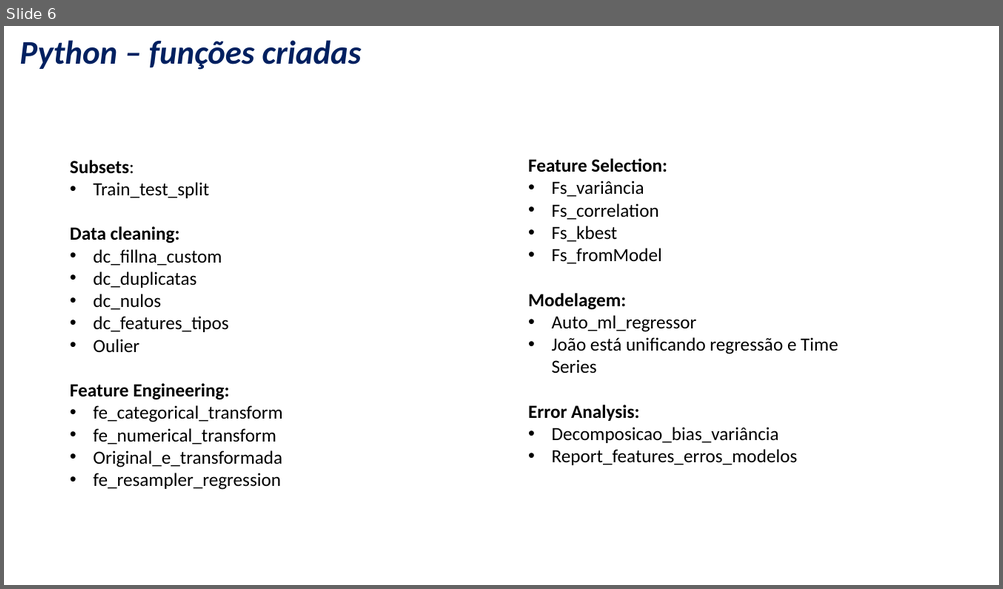
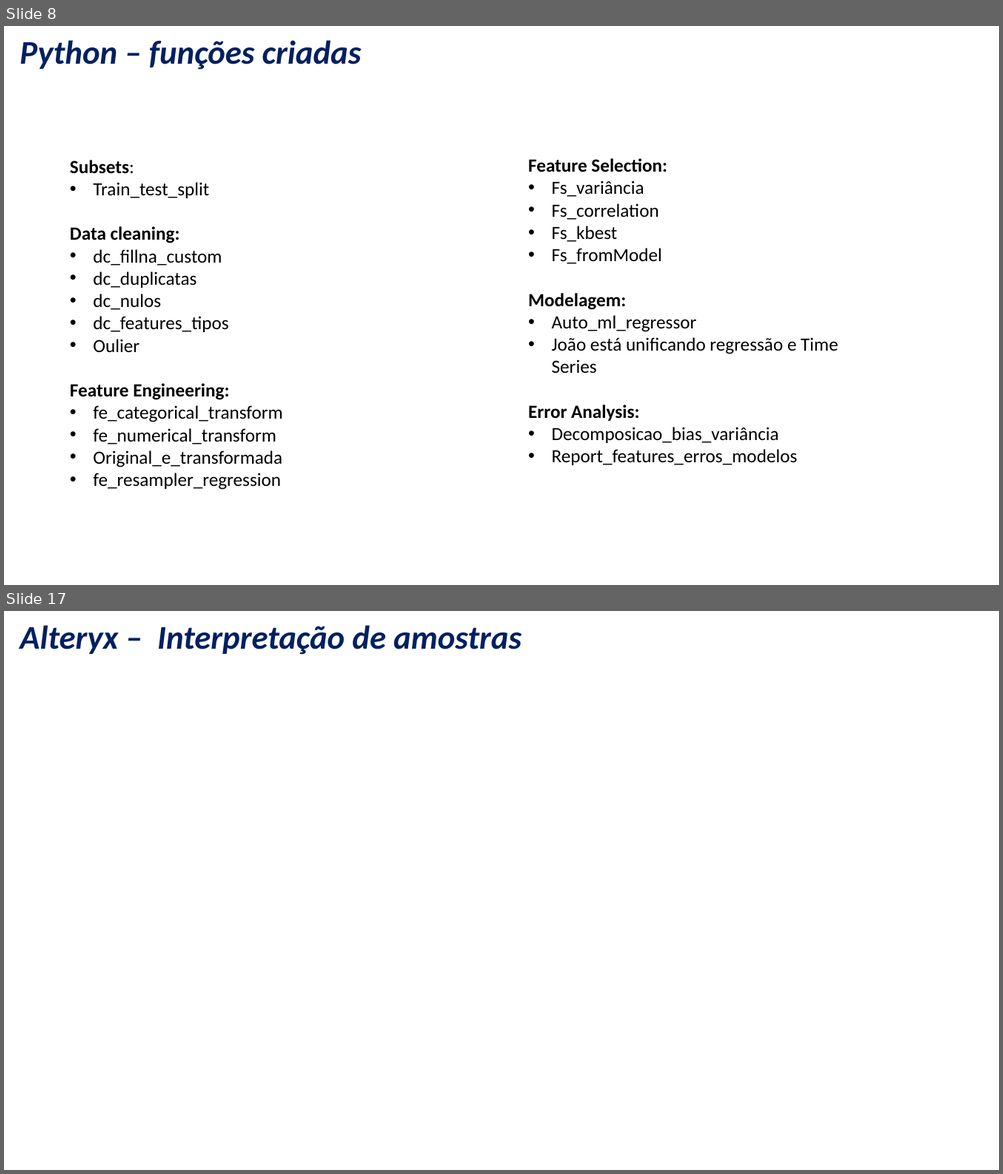
Before and after one commit to nogueira-cavalcante/data_science_framework, a slide deck: relevant_files/Framework_advanced_analytics.pptx. Shown one above the other, each under a label of ours: slide 6 before the commit, slides 8 and 17 after it; the slides between them are not shown. The pictures are 1003x589 and 1003x1174 pixels, drawn with LibreOffice and Linux fonts; fonts in the diff are those of the drawing; background and template pictures are left out. Boxes give left, top, right and bottom in pixels: in the first picture for what was removed or moved away, otherwise in the second. Text is boxed around its words. In the diff, an @@ line names an element or a change of style, - is before the commit and + after.

```diff
--- a/relevant_files/Framework_advanced_analytics.pptx
+++ b/relevant_files/Framework_advanced_analytics.pptx
@@ slide 17 added at <box>4,611,999,1170</box>, background picture (left out) @@
@@ title added at <box>20,625,521,655</box>, 32 pt, text #002060, bold, italic @@
+Alteryx – Interpretação de amostras
@@ what was slide 6 is now slide 8 @@
```
Also in this commit, not shown: 5 slides changed, 8 other slides added, 1 slide removed, 10 other files.
